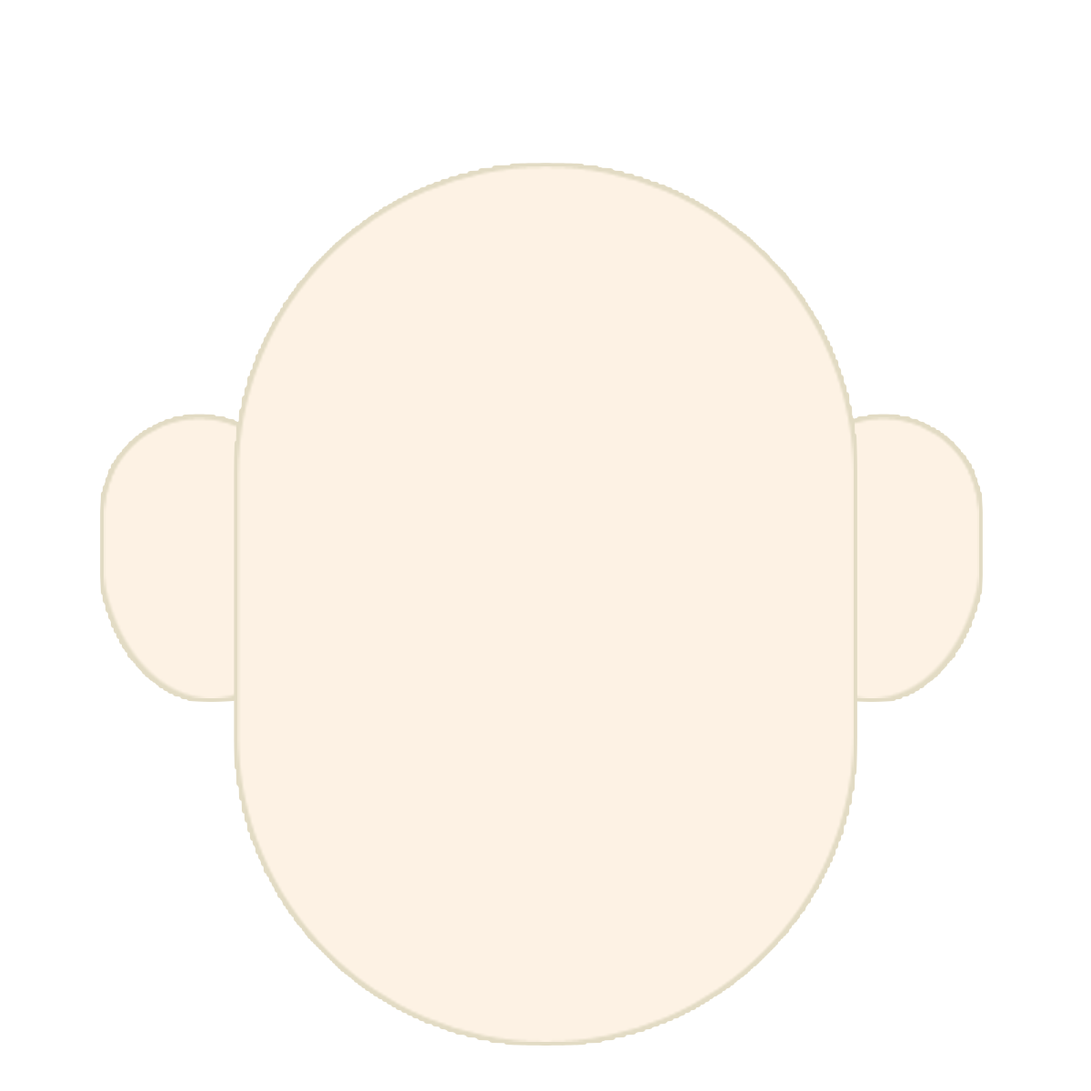
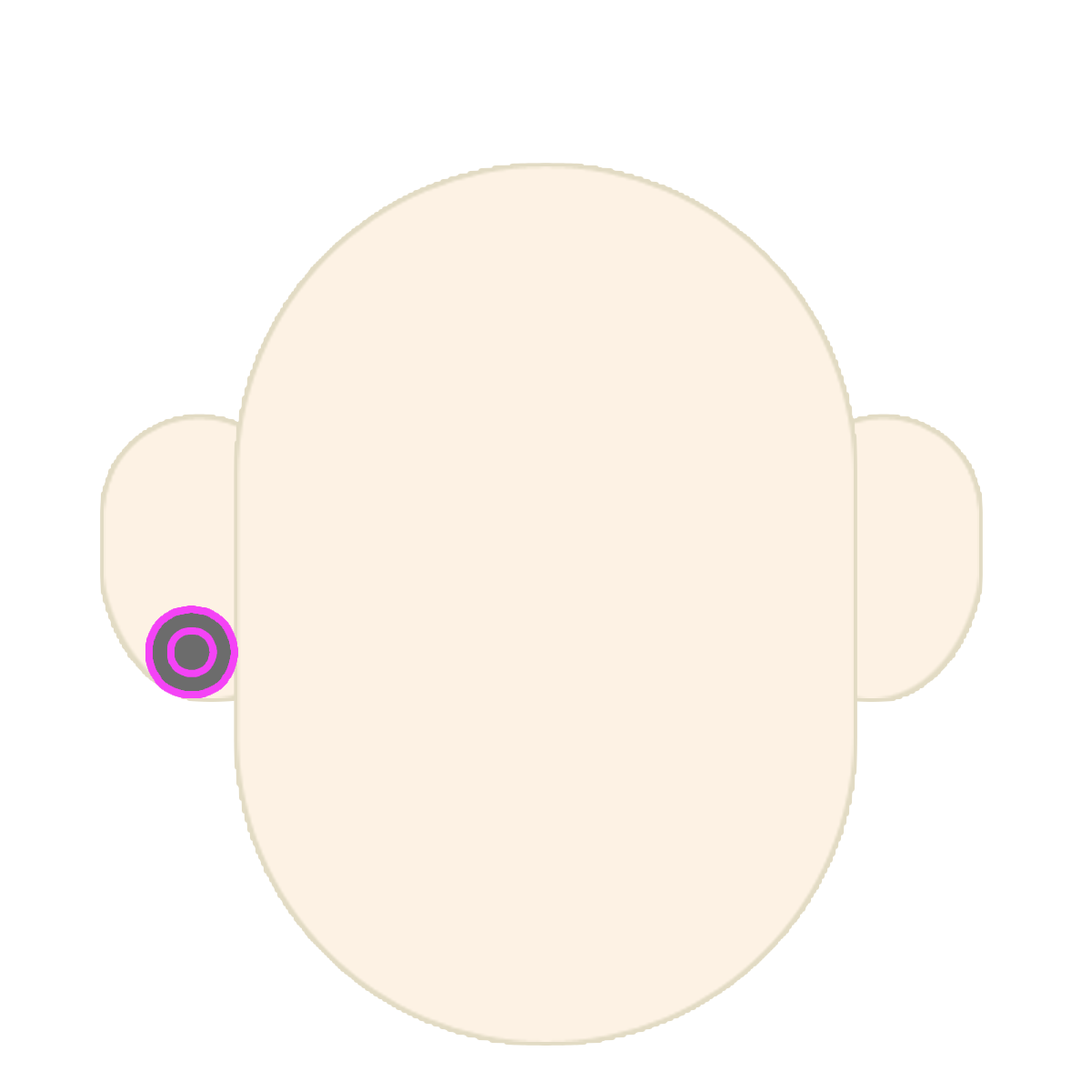
Two versions of the same layered image (1091×1091). Layer-by-layer changes:
added group "target" with 2 layers above "face" over box(149, 609, 235, 695)
added layer "Layer 2 copy" in group "target" over box(171, 631, 214, 675)
added layer "Layer 2" in group "target" over box(149, 609, 235, 695)
added group "face" with 3 layers above "Layer 1" over box(145, 605, 239, 699)
moved "head" into group "face" over box(237, 646, 239, 659)
moved "earL" into group "face" over box(145, 605, 239, 699)
